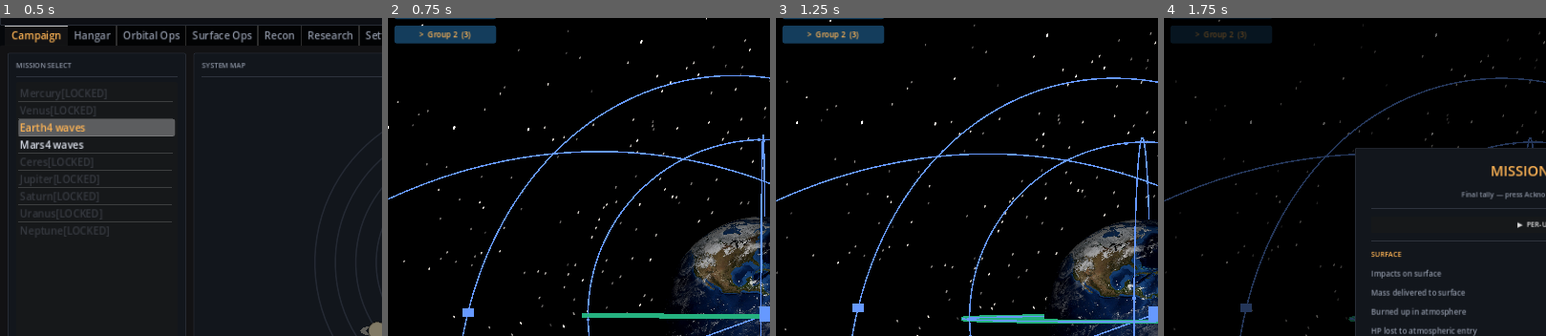
Above: before the commit, frames 1-4 (left to right).
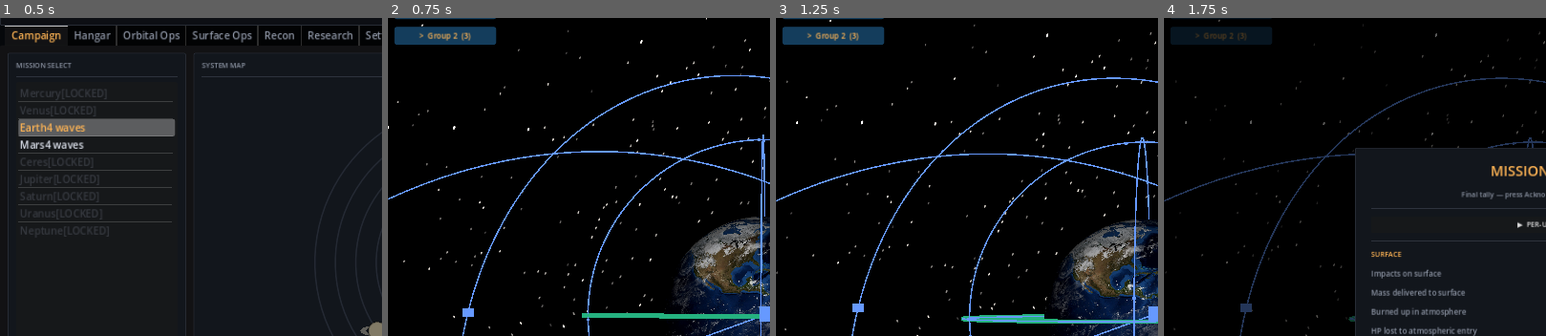
Above: after the commit, the same moments.

Repository: mellenburg/game
Game: Godot game, scene res://scenes/menu.tscn
Same seed, same stepped clock (60 frames per second), same inputs: the game is played once before the commit and once after it.
Inputs (mouse positions are % of the whole screen's width and height, from its top left):
- Up to frame 1 (0.5 s): no input
- Up to frame 2 (0.75 s): click "LAUNCH ▶" at 0.5 s
- Up to frame 3 (1.25 s): no input
- Up to frame 4 (1.75 s): tap Enter (commit_plan) at 1.25 s; drag from (25, 60) to (60, 28) at 1.27 s
The pictures show only the part of the screen within x 0-50%, y 4-54%; the shares and areas given below are measured in that part.

Frame 1 is identical in both runs. In frame 2, 0.4% of the frame differs, in the area x 1-29%, y 2-9%; in frame 3, 0.4%; in frame 4, 0.2%.

Commit message:
Flatten group layout so tile clicks land; cycle only through open groups
The nested GroupBlock VBox wrapper made the inner HFlowContainer
over-report its minimum height — subsequent groups then rendered at
the wrong y, leaving Group 2+ tiles' hit rects below where the
operator could see them. Mouse / touch clicks fell through into
empty space (or onto the previous group's tile) while Tab cycling
worked because it bypasses hit-testing entirely.

Drop the per-group VBox wrapper and add header + units as siblings
of the host VBox, the same depth at which the original PlayerRoster
HFlow lived and worked. _on_group_header_input now binds the header
PanelContainer directly.

Tab / Shift+Tab additionally skip units whose group is collapsed so
the operator can't cycle onto an off-screen tile. HUD exposes
is_in_expanded_group(sat) for MassCenterSystem to consult.

Diff:
--- a/godot/scripts/hud.gd
+++ b/godot/scripts/hud.gd
@@ -104,9 +104,9 @@
 const GROUP_HEADER_BG_EXPANDED := Color(0.20, 0.55, 0.80, 0.90)
 const GROUP_HEADER_FONT_SIZE: int = 12
 const GROUP_HEADER_MIN_SIZE := Vector2(160.0, 28.0)
-const GROUP_BLOCK_NAME_HEADER: String = "Header"
-const GROUP_BLOCK_NAME_UNITS: String = "Units"
-const GROUP_BLOCK_NAME_LABEL: String = "HeaderLabel"
+const GROUP_HEADER_NAME: String = "GroupHeader"
+const GROUP_UNITS_NAME: String = "GroupUnits"
+const GROUP_LABEL_NAME: String = "HeaderLabel"
 
 # Wall-clock duration of the hit pulse on the marker / roster box.
 # Wall-clock so the visual feedback survives compression at high
@@ -435,9 +435,9 @@
 		):
 			selected_sat = maybe
 
-	# Bucket friendlies by group_id. Empty groups simply don't get a
-	# GroupBlock so the strip never reserves dead space for an empty
-	# bucket (matches the prior surface-row visibility behaviour).
+	# Bucket friendlies by group_id. Empty groups simply don't get
+	# a header so the strip never reserves dead space for them
+	# (matches the prior surface-row visibility behaviour).
 	var buckets: Dictionary = {}
 	for g_id_init: int in GROUP_ORDER:
 		var empty: Array[Satellite] = []
@@ -460,23 +460,37 @@
 		if not bucket.is_empty():
 			visible_groups.append(g_id)
 
-	# Sync host children to the visible-group count using the same
-	# add/remove idiom the old per-tile renderer used — children are
-	# reused across ticks; only the count delta causes alloc/free.
-	while groups_host.get_child_count() < visible_groups.size():
-		groups_host.add_child(_make_group_block())
-	while groups_host.get_child_count() > visible_groups.size():
-		var stale := groups_host.get_child(groups_host.get_child_count() - 1)
-		groups_host.remove_child(stale)
-		stale.queue_free()
+	# Flat layout: each group occupies two adjacent children of the
+	# host VBox — a clickable header followed by an HFlow of unit
+	# tiles. Earlier revisions wrapped each pair in an extra
+	# VBoxContainer, which made the inner HFlow over-report its
+	# min height; subsequent groups then rendered overlapping the
+	# wrong hit rects and tile clicks fell through to the previous
+	# group. With HFlow as a direct VBox child the wrap calc matches
+	# the original (working) single-row layout.
+	var target_count: int = visible_groups.size() * 2
+	while groups_host.get_child_count() < target_count:
+		groups_host.add_child(_make_group_header())
+		groups_host.add_child(_make_group_units())
+	while groups_host.get_child_count() > target_count:
+		# Remove in pairs so child_count stays even and the
+		# (header, units) interleaving holds.
+		for _step in range(2):
+			if groups_host.get_child_count() == 0:
+				break
+			var stale := groups_host.get_child(groups_host.get_child_count() - 1)
+			groups_host.remove_child(stale)
+			stale.queue_free()
 
 	for i in range(visible_groups.size()):
 		var g_id: int = visible_groups[i]
-		var block := groups_host.get_child(i) as VBoxContainer
-		if block == null:
+		var header := groups_host.get_child(i * 2) as PanelContainer
+		var units := groups_host.get_child(i * 2 + 1) as HFlowContainer
+		if header == null or units == null:
 			continue
 		var members: Array[Satellite] = buckets[g_id]
-		_update_group_block(block, g_id, members, selected_sat)
+		_update_group_header(header, g_id, members.size())
+		_update_group_units(units, g_id, members, selected_sat)
 
 
 # Single source of truth for "which group does this satellite belong
@@ -494,23 +508,16 @@
 	return GROUP_LASER
 
 
-# Build an empty GroupBlock: a vertical container with a clickable
-# header tile on top and an HFlow for unit tiles below. Both rows
-# size to their content (SHRINK_BEGIN vertically) so the parent VBox
-# stacks subsequent blocks immediately below this one without overlap.
-# The HFlow starts empty; _update_group_block keeps its child count
-# in sync with the group's expansion state.
-func _make_group_block() -> VBoxContainer:
-	var block := VBoxContainer.new()
-	block.mouse_filter = Control.MOUSE_FILTER_IGNORE
-	block.size_flags_vertical = Control.SIZE_SHRINK_BEGIN
-	block.add_theme_constant_override("separation", 4)
-
+# Build an empty group header tile. Clickable PanelContainer with a
+# centred label; the actual text and tint are written by
+# _update_group_header. Stays narrow (SHRINK_BEGIN horizontally) so
+# the strip reads as a compact stack of group chips, not full-width
+# bands.
+func _make_group_header() -> PanelContainer:
 	var header := PanelContainer.new()
-	header.name = GROUP_BLOCK_NAME_HEADER
+	header.name = GROUP_HEADER_NAME
 	header.custom_minimum_size = GROUP_HEADER_MIN_SIZE
 	header.size_flags_horizontal = Control.SIZE_SHRINK_BEGIN
-	header.size_flags_vertical = Control.SIZE_SHRINK_BEGIN
 	header.mouse_filter = Control.MOUSE_FILTER_STOP
 	var sb := StyleBoxFlat.new()
 	sb.bg_color = GROUP_HEADER_BG
@@ -522,56 +529,58 @@
 	header.add_theme_stylebox_override("panel", sb)
 
 	var label := Label.new()
-	label.name = GROUP_BLOCK_NAME_LABEL
+	label.name = GROUP_LABEL_NAME
 	label.add_theme_font_size_override("font_size", GROUP_HEADER_FONT_SIZE)
 	label.add_theme_color_override("font_color", NAME_TEXT_COLOR)
 	label.horizontal_alignment = HORIZONTAL_ALIGNMENT_CENTER
 	label.mouse_filter = Control.MOUSE_FILTER_IGNORE
 	header.add_child(label)
-	block.add_child(header)
-
+
+	header.gui_input.connect(_on_group_header_input.bind(header))
+	return header
+
+
+# Build an empty units row. HFlow so a long group wraps to a second
+# row instead of running into the upper-right detail panel. Direct
+# child of the host VBox (no intermediate container) so the wrap
+# height matches the original working layout.
+func _make_group_units() -> HFlowContainer:
 	var units := HFlowContainer.new()
-	units.name = GROUP_BLOCK_NAME_UNITS
+	units.name = GROUP_UNITS_NAME
 	units.mouse_filter = Control.MOUSE_FILTER_IGNORE
-	units.size_flags_vertical = Control.SIZE_SHRINK_BEGIN
 	units.add_theme_constant_override("h_separation", 6)
 	units.add_theme_constant_override("v_separation", 6)
-	block.add_child(units)
-
-	header.gui_input.connect(_on_group_header_input.bind(block))
-	return block
-
-
-func _update_group_block(
-	block: VBoxContainer,
+	return units
+
+
+func _update_group_header(
+	header: PanelContainer, group_id: int, count: int
+) -> void:
+	header.set_meta("group", group_id)
+	var expanded: bool = bool(_expanded_groups.get(group_id, false))
+	var sb := header.get_theme_stylebox("panel") as StyleBoxFlat
+	if sb != null:
+		sb.bg_color = GROUP_HEADER_BG_EXPANDED if expanded else GROUP_HEADER_BG
+	var label := header.get_node_or_null(GROUP_LABEL_NAME) as Label
+	if label != null:
+		var arrow := "v" if expanded else ">"
+		var gname: String = GROUP_NAMES.get(group_id, "Group ?")
+		label.text = "%s  %s  (%d)" % [arrow, gname, count]
+
+
+func _update_group_units(
+	units: HFlowContainer,
 	group_id: int,
 	sats: Array[Satellite],
 	selected_sat: Satellite,
 ) -> void:
-	block.set_meta("group", group_id)
-
-	var header := block.get_node_or_null(GROUP_BLOCK_NAME_HEADER) as PanelContainer
-	var units := block.get_node_or_null(GROUP_BLOCK_NAME_UNITS) as HFlowContainer
-	if header == null or units == null:
-		return
-
+	units.set_meta("group", group_id)
 	var expanded: bool = bool(_expanded_groups.get(group_id, false))
-	var sb := header.get_theme_stylebox("panel") as StyleBoxFlat
-	if sb != null:
-		sb.bg_color = GROUP_HEADER_BG_EXPANDED if expanded else GROUP_HEADER_BG
-
-	var label := header.get_node_or_null(GROUP_BLOCK_NAME_LABEL) as Label
-	if label != null:
-		var arrow := "v" if expanded else ">"
-		var gname: String = GROUP_NAMES.get(group_id, "Group ?")
-		label.text = "%s  %s  (%d)" % [arrow, gname, sats.size()]
-
 	# Match the HFlow's child count to the group's expansion state
-	# (0 when collapsed, sats.size() when expanded). Hiding via
-	# `units.visible = false` instead leaves stale children that bake
-	# their wrap height into the parent VBox layout — subsequent
-	# blocks then overlap visually, and clicks fall through to the
-	# wrong tile.
+	# (0 when collapsed, sats.size() when expanded). Toggling
+	# `visible` instead leaves stale children that bake their wrap
+	# height into the parent VBox layout — subsequent rows then
+	# render at the wrong y and tile clicks miss.
 	var target_count: int = sats.size() if expanded else 0
 	while units.get_child_count() < target_count:
 		units.add_child(_make_box())
@@ -590,18 +599,29 @@
 # immediately so the change feels responsive rather than waiting up
 # to ~100 ms for the next HUD throttle tick. _system is cached every
 # frame by draw_target_lines; planning_mode lives on it.
-func _on_group_header_input(event: InputEvent, block: VBoxContainer) -> void:
+func _on_group_header_input(event: InputEvent, header: PanelContainer) -> void:
 	if not (event is InputEventMouseButton):
 		return
 	var mb: InputEventMouseButton = event
 	if not mb.pressed or mb.button_index != MOUSE_BUTTON_LEFT:
 		return
-	if not block.has_meta("group"):
-		return
-	var group_id: int = block.get_meta("group") as int
+	if not header.has_meta("group"):
+		return
+	var group_id: int = header.get_meta("group") as int
 	_expanded_groups[group_id] = not bool(_expanded_groups.get(group_id, false))
 	if _system != null and is_instance_valid(_system):
 		_update_groups(_system, _system.planning_mode)
+
+
+# True if `sat` belongs to a currently-expanded group. Tab / Shift+Tab
+# cycling consults this so the operator only lands on units that are
+# actually visible in the roster — cycling into a collapsed group
+# would land on a unit the operator can't see.
+func is_in_expanded_group(sat: Satellite) -> bool:
+	if sat == null:
+		return false
+	var g_id := _group_for(sat)
+	return bool(_expanded_groups.get(g_id, false))
 
 
 func _make_box() -> PanelContainer:
--- a/godot/scripts/mass_center_system.gd
+++ b/godot/scripts/mass_center_system.gd
@@ -1349,7 +1349,11 @@
 
 # Step `direction` (±1) through real_satellites, skipping non-player
 # bodies, and apply the selection-change side effects (planning sync,
-# planning dv drop) shared by Tab / Shift+Tab.
+# planning dv drop) shared by Tab / Shift+Tab. Units whose group is
+# currently collapsed in the HUD are also skipped — cycling onto an
+# off-screen tile is confusing. If every player unit happens to be
+# in a collapsed group, the call is a no-op and the operator stays
+# on whatever's currently selected.
 func _cycle_selected_ship(direction: int) -> void:
 	if real_satellites.is_empty():
 		return
@@ -1357,11 +1361,15 @@
 	var start := selected_ship
 	for offset in range(1, n + 1):
 		var i: int = posmod(start + direction * int(offset), n)
-		if real_satellites[i].team == Satellite.TEAM_PLAYER:
-			real_satellites[selected_ship].unselect()
-			selected_ship = i
-			real_satellites[selected_ship].select()
-			break
+		var candidate: Satellite = real_satellites[i]
+		if candidate.team != Satellite.TEAM_PLAYER:
+			continue
+		if hud != null and not hud.is_in_expanded_group(candidate):
+			continue
+		real_satellites[selected_ship].unselect()
+		selected_ship = i
+		real_satellites[selected_ship].select()
+		break
 	_after_selection_changed()
 
 
